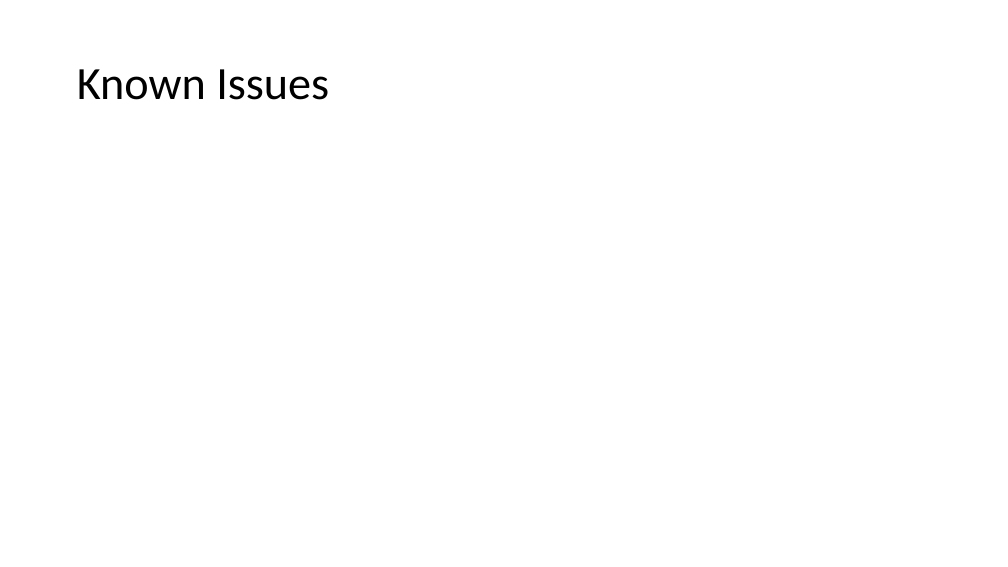
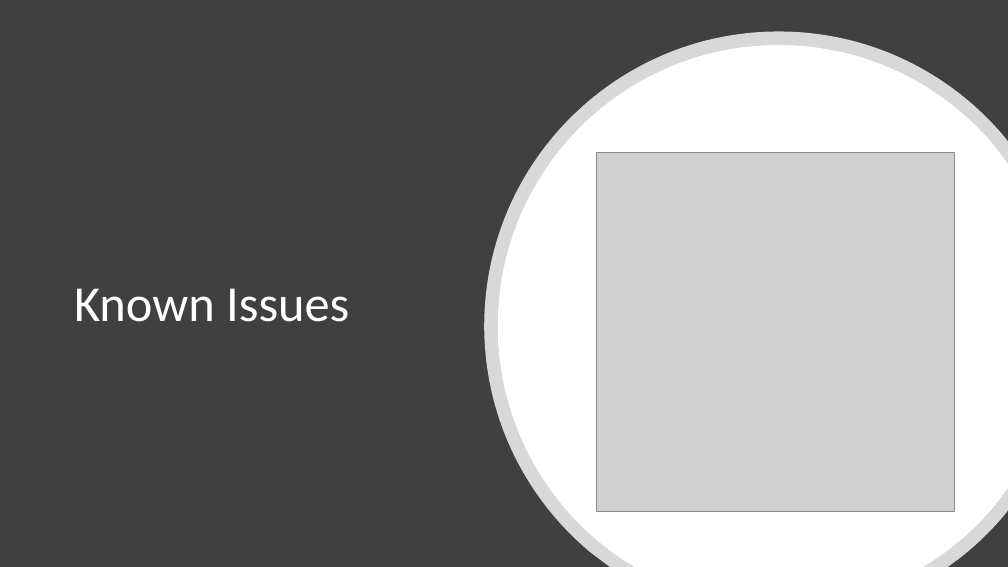
Before and after one commit to kjubie/coderunner, a slide deck: slide 7 of FHTW CodeRunner.pptx. Drawn at 1008x567 pixels with LibreOffice and Linux fonts; fonts in the diff are those of the drawing; grey boxes stand for pictures. Boxes give left, top, right and bottom in pixels: in the first picture for what was removed or moved away, otherwise in the second. Text is boxed around its words. In the diff, an @@ line names an element or a change of style, - is before the commit and + after.

```diff
--- a/FHTW CodeRunner.pptx
+++ b/FHTW CodeRunner.pptx
@@ rectangle added at (x1=0, y1=0, x2=1008, y2=567), fill #404040 @@
@@ freeform shape added at (x1=485, y1=32, x2=1008, y2=567), fill #FFFFFF at 80% opacity @@
@@ freeform shape added at (x1=498, y1=45, x2=1008, y2=567), fill #FFFFFF @@
@@ picture added at (x1=597, y1=153, x2=955, y2=511) @@
@@ title "Known Issues" moved from (x1=77, y1=69, x2=329, y2=100) to (x1=74, y1=288, x2=349, y2=322) @@
@@ title "Known Issues" at (x1=74, y1=288, x2=349, y2=322): size 44 to 48 pt, text colour #000000 to #FFFFFF; vertical alignment middle to top @@
```
Also in this commit, not shown: 2 other files.
